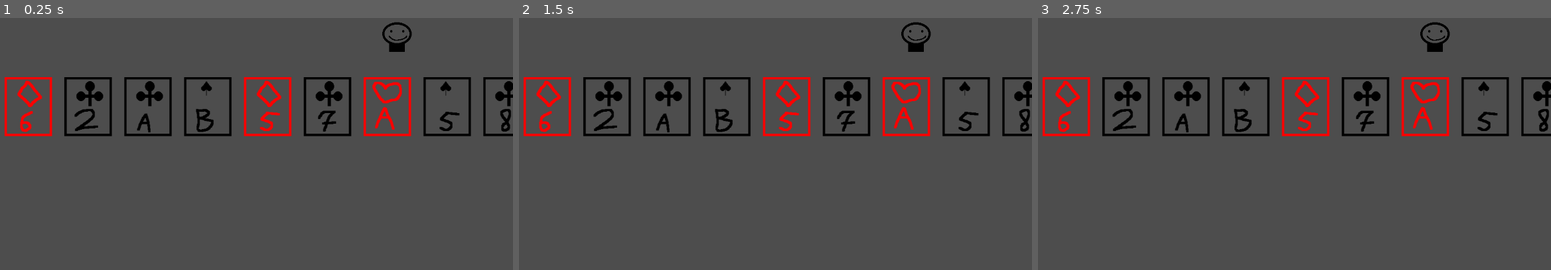
Above: before the commit, frames 1-3 (left to right).
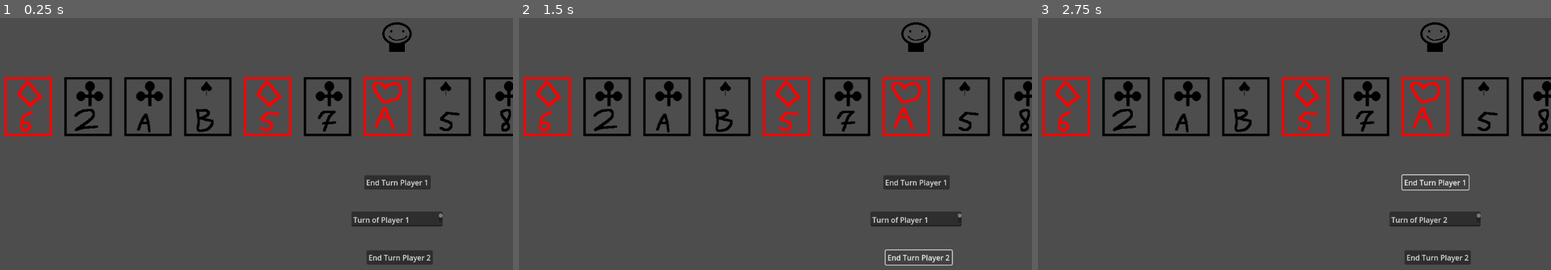
Above: after the commit, the same moments.

Repository: Brentem/JokerRummy
Game: Godot game, scene res://scenes/main.tscn
Two runs of this game, one before a commit and one after it. Both use one fixed random seed, a clock stepped at 60 frames per second and the inputs below.
Inputs (mouse positions are in pixels of both pictures, inside the frame that each line leads up to):
- Up to frame 1 (0.25 s): no input
- Up to frame 2 (1.5 s): click (914, 181) at 0.5 s, where only the run after the commit has a clickable "End Turn Player 1"; click (919, 257) at 1.25 s, where only the run after the commit has a clickable "End Turn Player 2"
- Up to frame 3 (2.75 s): click (1433, 181) at 2 s, where only the run after the commit has a clickable "End Turn Player 1"

The runs differ from the first frame. In frame 1, 2.3% of the frame differs, in the area x 68-87%, y 62-98%; in frame 2, 1.9%; in frame 3, 1.9%.

Commit message:
Start with creating Turn system (#2)
* Add diagrams.

* Can take simple turns.

* Made some improvements.

Diff:
--- a/project/scenes/main.tscn
+++ b/project/scenes/main.tscn
@@ -1,13 +1,41 @@
-[gd_scene load_steps=3 format=3 uid="uid://ck5jsiitkfbc5"]
+[gd_scene load_steps=4 format=3 uid="uid://ck5jsiitkfbc5"]
 
 [ext_resource type="Script" path="res://scripts/main.gd" id="1_kbhkh"]
+[ext_resource type="Script" path="res://scripts/turn_system.gd" id="2_t2eeq"]
 [ext_resource type="PackedScene" uid="uid://bq4lsgxharv4m" path="res://scenes/player.tscn" id="3_a3nih"]
 
 [node name="Main" type="Node2D"]
 script = ExtResource("1_kbhkh")
+
+[node name="TurnSystem" type="Node" parent="."]
+script = ExtResource("2_t2eeq")
 
 [node name="Player1" parent="." instance=ExtResource("3_a3nih")]
 position = Vector2(900, 50)
 
 [node name="Player2" parent="." instance=ExtResource("3_a3nih")]
 position = Vector2(900, 900)
+
+[node name="Button1" type="Button" parent="."]
+offset_left = 829.0
+offset_top = 350.0
+offset_right = 973.0
+offset_bottom = 381.0
+text = "End Turn Player 1"
+
+[node name="Button2" type="Button" parent="."]
+offset_left = 834.0
+offset_top = 513.0
+offset_right = 978.0
+offset_bottom = 544.0
+text = "End Turn Player 2"
+
+[node name="TextEdit" type="TextEdit" parent="."]
+offset_left = 801.0
+offset_top = 429.0
+offset_right = 999.0
+offset_bottom = 461.0
+text = "Turn of"
+
+[connection signal="pressed" from="Button1" to="." method="_on_button_pressed" binds= [0]]
+[connection signal="pressed" from="Button2" to="." method="_on_button_pressed" binds= [1]]
--- a/project/scripts/main.gd
+++ b/project/scripts/main.gd
@@ -20,3 +20,6 @@
 # Called every frame. 'delta' is the elapsed time since the previous frame.
 func _process(delta):
 	pass
+
+func _on_button_pressed(extra_arg_0: int) -> void:
+	$TurnSystem.SwitchTurns(extra_arg_0)
--- a/project/scripts/player.gd
+++ b/project/scripts/player.gd
@@ -1,10 +1,14 @@
 extends Node2D
+
+class_name Player
 
 @export var card_scene : PackedScene
 
 const CardInfo = CardTypes.CardInfo
 const Suit = CardTypes.Suit
 const Symbol = CardTypes.Symbol
+
+var hasTurn : bool = false;
 
 # Called when the node enters the scene tree for the first time.
 func _ready() -> void:
--- /dev/null
+++ b/project/scripts/turn_system.gd
@@ -0,0 +1,37 @@
+extends Node
+
+const stringBase: String = "Turn of "
+const player1Base: String = "Player 1"
+const player2Base: String = "Player 2"
+
+var player1Turn: bool = true
+var player2Turn: bool = false
+
+var players : Array[Player] = []
+var playerStrings : Array[String] = ["Player 1", "Player 2"]
+
+# Called when the node enters the scene tree for the first time.
+func _ready() -> void:
+	players.append($"../Player1")
+	players.append($"../Player2")
+	players[0].hasTurn = true;
+
+# Called every frame. 'delta' is the elapsed time since the previous frame.
+func _process(delta: float) -> void:
+	for i in players.size():
+		if players[i].hasTurn:
+			$"../TextEdit".text = stringBase + playerStrings[i]
+
+func SwitchTurns(id: int) -> void:
+	if id >= players.size():
+		return
+
+	if players[id].hasTurn:
+		for player in players:
+			player.hasTurn = false
+
+		var index := id + 1
+		if index == players.size():
+			index = 0
+
+		players[index].hasTurn = true
Not shown, added: docs/diagrams.drawio
